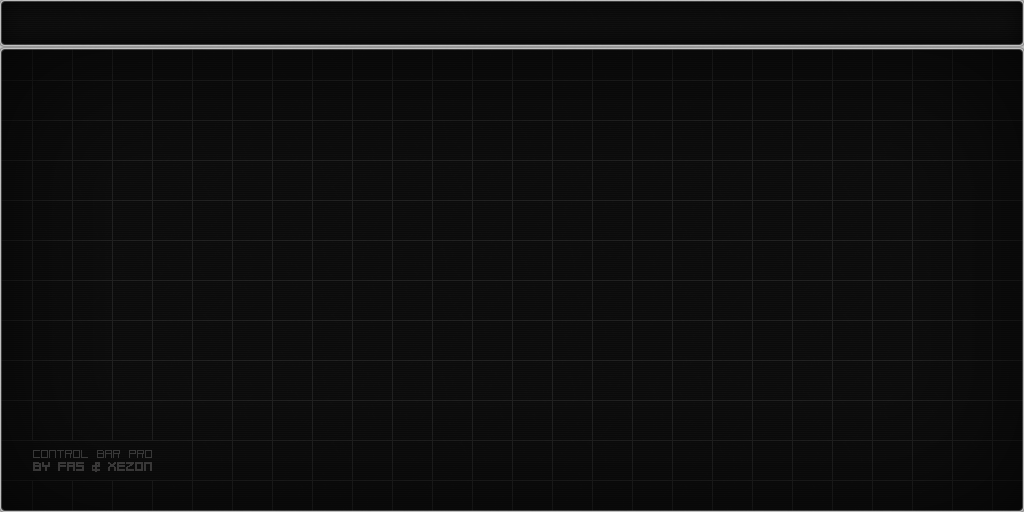
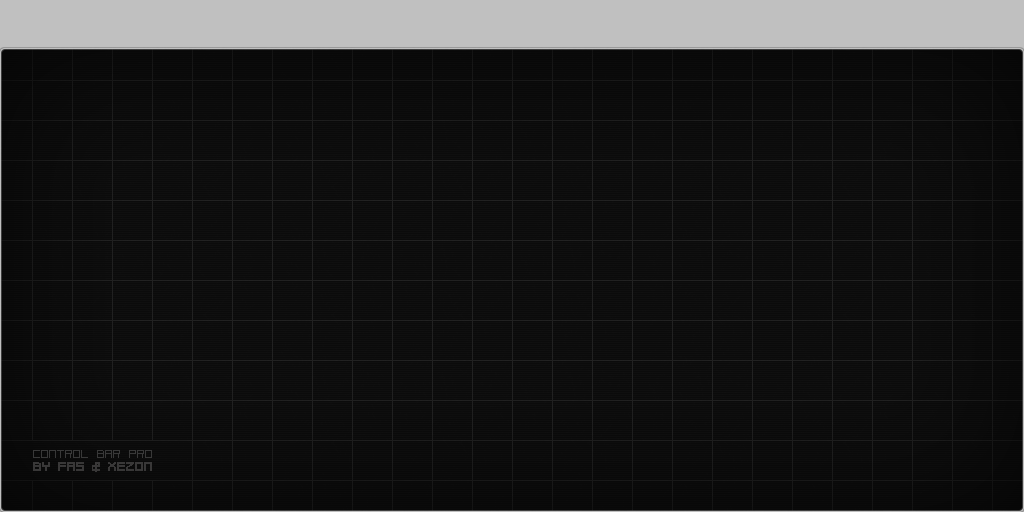
Two versions of the same layered image (1024 x 512). Layer-by-layer changes:
removed group "ingame chat window" (4 layers) over left=0, top=0, right=1024, bottom=46
removed group "texture" (1st of 2, in "ingame chat window") (3 layers) from group "ingame chat window" over left=0, top=0, right=1024, bottom=46
removed layer "border" (1st of 2, in "ingame chat window" › "texture") (was lighten) from group "texture" over left=0, top=0, right=1024, bottom=46
removed layer "stripes" (1st of 2, in "ingame chat window" › "texture") (was multiply, 40%) from group "texture" over left=0, top=2, right=1024, bottom=43
removed layer "background" (1st of 2, in "ingame chat window" › "texture") from group "texture" over left=0, top=0, right=1024, bottom=46
removed layer "IngameChat" from group "shapes" over left=0, top=0, right=1024, bottom=46
